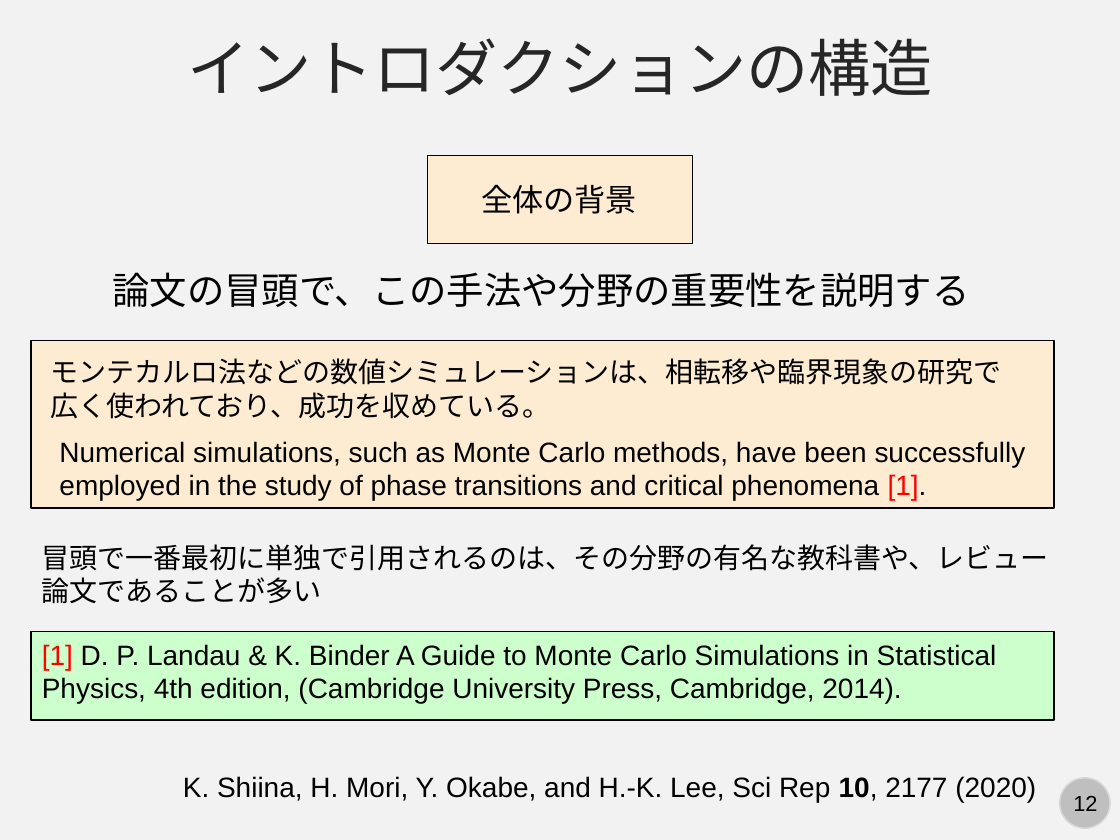
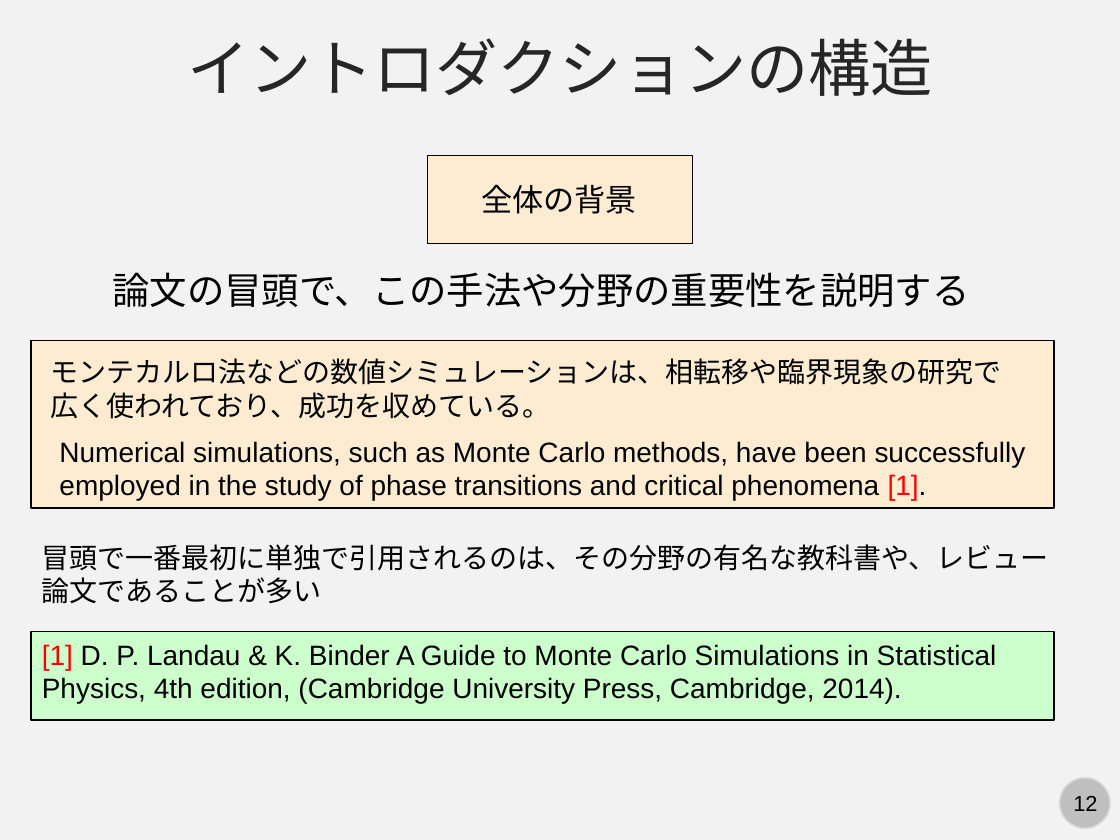
Before and after one commit to kaityo256/lab_startup, a slide deck: slide 12 of survey/fig/howtosurvey.pptx. Drawn at 1120x840 pixels with LibreOffice and Linux fonts; fonts in the diff are those of the drawing. Boxes give left, top, right and bottom in pixels: in the first picture for what was removed or moved away, otherwise in the second. Text is boxed around its words. In the diff, an @@ line names an element or a change of style, - is before the commit and + after.

```diff
--- a/survey/fig/howtosurvey.pptx
+++ b/survey/fig/howtosurvey.pptx
@@ text removed at (183, 776, 1036, 802) @@
-K. Shiina, H. Mori, Y. Okabe, and H.-K. Lee, Sci Rep 10, 2177 (2020)
```
Also in this commit, not shown: 1 other slide changed, 4 other files.
